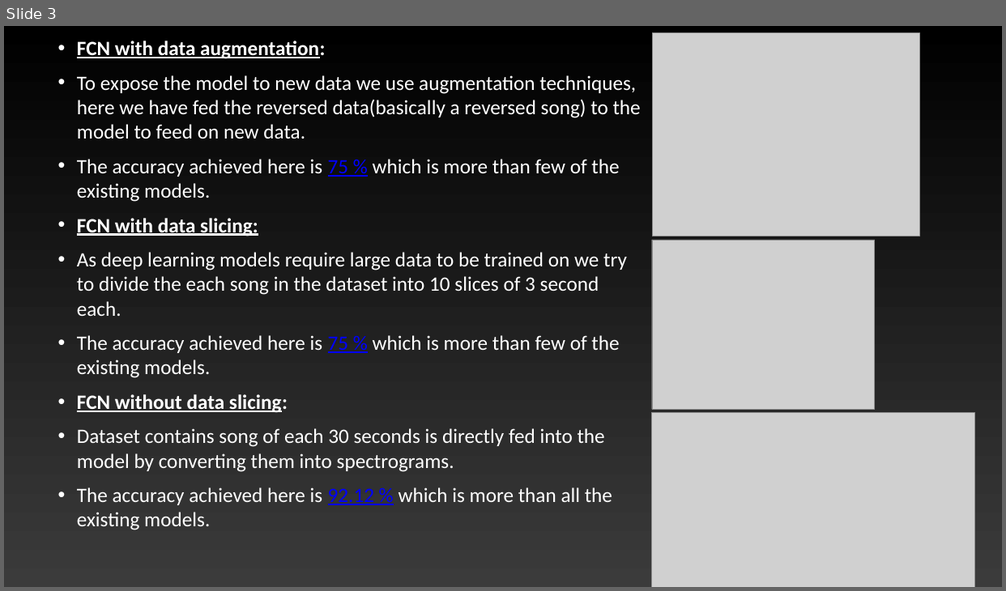
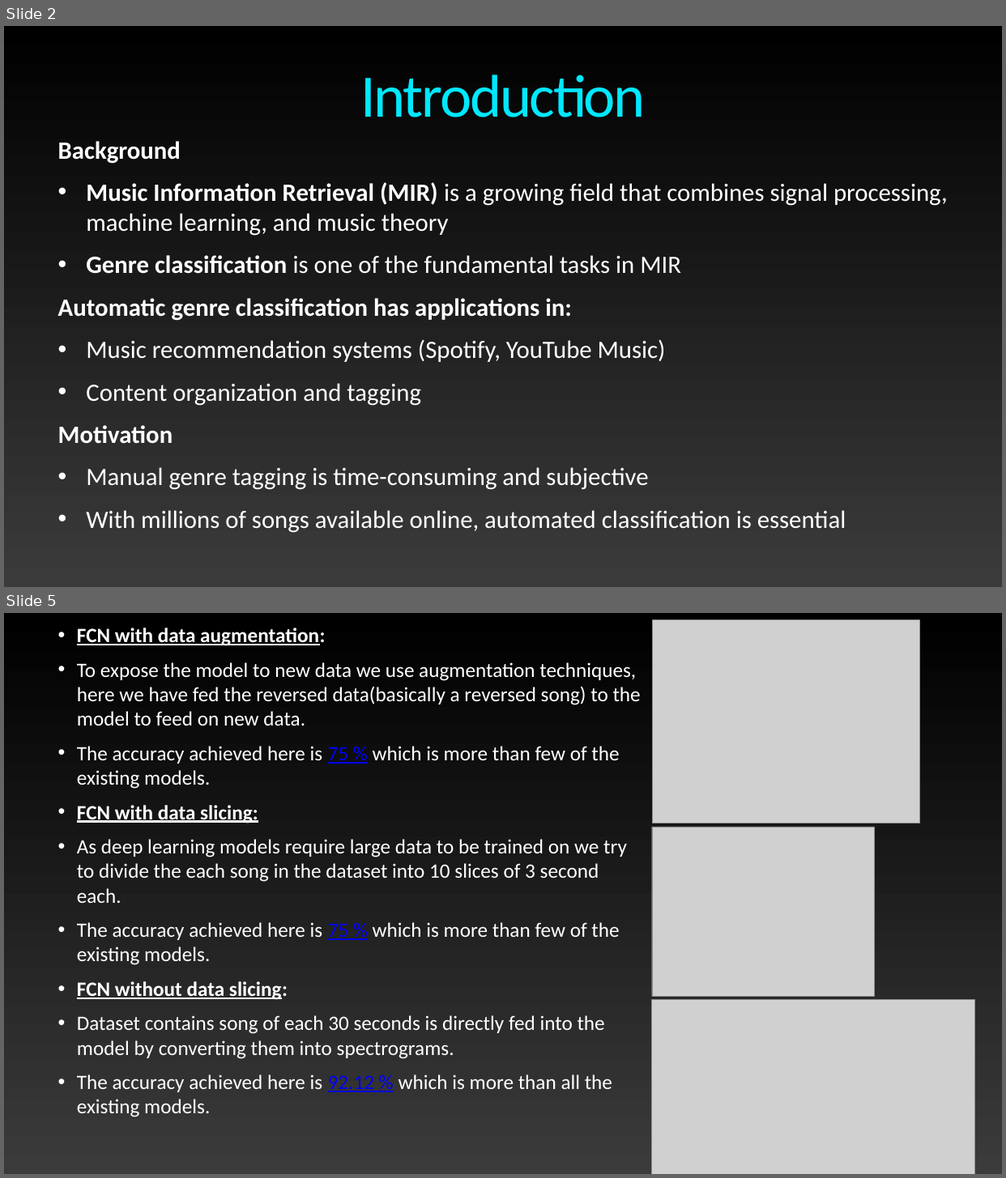
Before and after one commit to manichandra3/Music-Genre-Prediction-NLP_CS683-Group-Project-, a slide deck: Presentation.pptx. Shown one above the other, each under a label of ours: slide 3 before the commit, slides 2 and 5 after it; the slides between them are not shown. The pictures are 1006x591 and 1006x1178 pixels, drawn with LibreOffice and Linux fonts; fonts in the diff are those of the drawing; grey boxes stand for pictures. Boxes give left, top, right and bottom in pixels: in the first picture for what was removed or moved away, otherwise in the second. Text is boxed around its words. In the diff, an @@ line names an element or a change of style, - is before the commit and + after.

```diff
--- a/Presentation.pptx
+++ b/Presentation.pptx
@@ slide 2 added at (4,26,1002,587), background gradient #000000 to #3B3B3B @@
@@ title added at (360,75,646,118), 116 pt, text gradient #00E8FF to #FF00F7 @@
+Introduction
@@ text added at (58,141,948,533), 48 pt, text #FFFFFF @@
+Background
+• Music Information Retrieval (MIR) is a growing field that combines signal processing, machine learning, and music theory
+• Genre classification is one of the fundamental tasks in MIR
+Automatic genre classification has applications in:
+  • Music recommendation systems (Spotify, YouTube Music)
+  • Content organization and tagging
+Motivation
+• Manual genre tagging is time-consuming and subjective
+• With millions of songs available online, automated classification is essential
@@ what was slide 3 is now slide 5 @@
```
Also in this commit, not shown: 4 slides changed, 1 other slide added, 4 slides removed.
